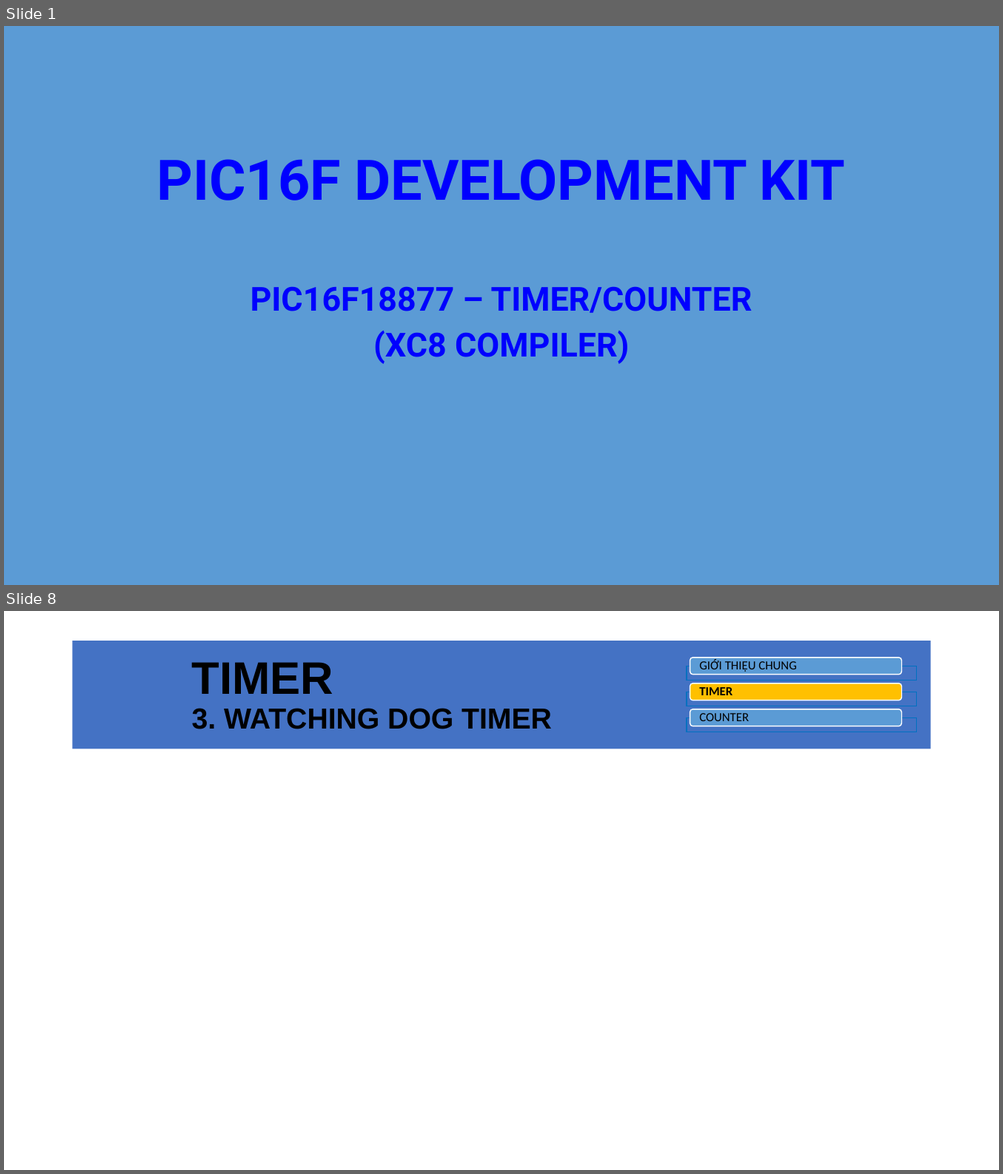
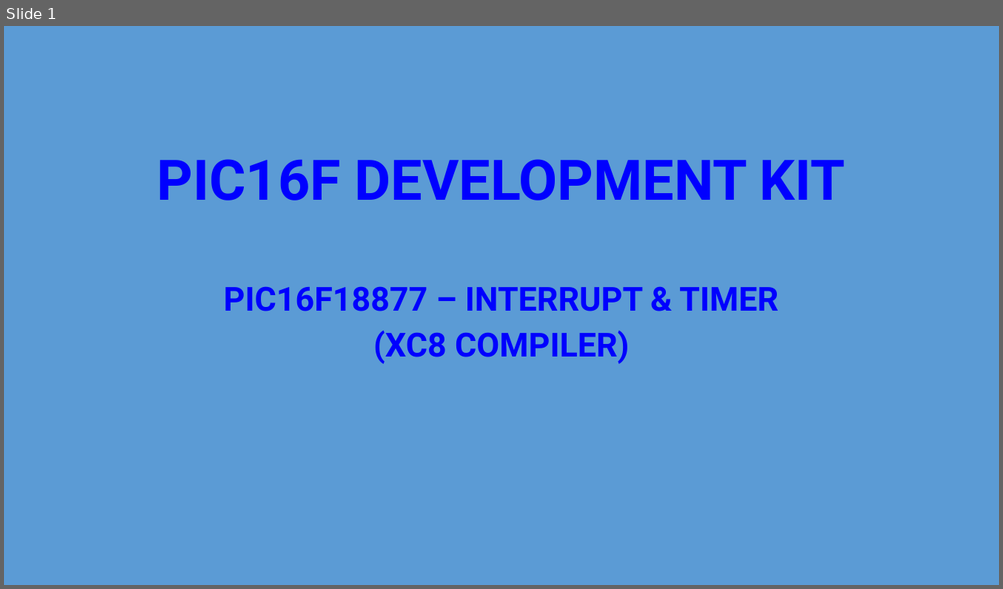
Before and after one commit to sampidevkit/PIC16FDevKit, a slide deck: TUT/B03_Timer/Timer.pptx. Shown one above the other, each under a label of ours: slides 1 and 8 before the commit, slide 1 after it; the slides between them are not shown. The pictures are 1003x1174 and 1003x589 pixels, drawn with LibreOffice and Linux fonts; fonts in the diff are those of the drawing; grey boxes stand for pictures; background and template pictures are left out. Boxes give left, top, right and bottom in pixels: in the first picture for what was removed or moved away, otherwise in the second. Text is boxed around its words. In the diff, an @@ line names an element or a change of style, - is before the commit and + after.

Commit message:
Present 2: Timer - update 2

```diff
--- a/TUT/B03_Timer/Timer.pptx
+++ b/TUT/B03_Timer/Timer.pptx
@@ slide 8 removed at box(4, 611, 999, 1170), background #FFFFFF @@
@@ title removed at box(73, 641, 930, 749) @@
-TIMER
-3. WATCHING DOG TIMER
@@ group removed at box(687, 658, 916, 732): 3 rectangles, 3 freeform shapes @@
-GIỚI THIỆU CHUNG
-TIMER
-COUNTER
@@ slide 1 changed as well @@
@@ subtitle at box(224, 286, 778, 312): text changed @@
-PIC16F18877 – TIMER/COUNTER
+PIC16F18877 – INTERRUPT & TIMER
```
Also in this commit, not shown: 1 other slide changed, 6 slides added, 8 other slides removed, 11 other files.
